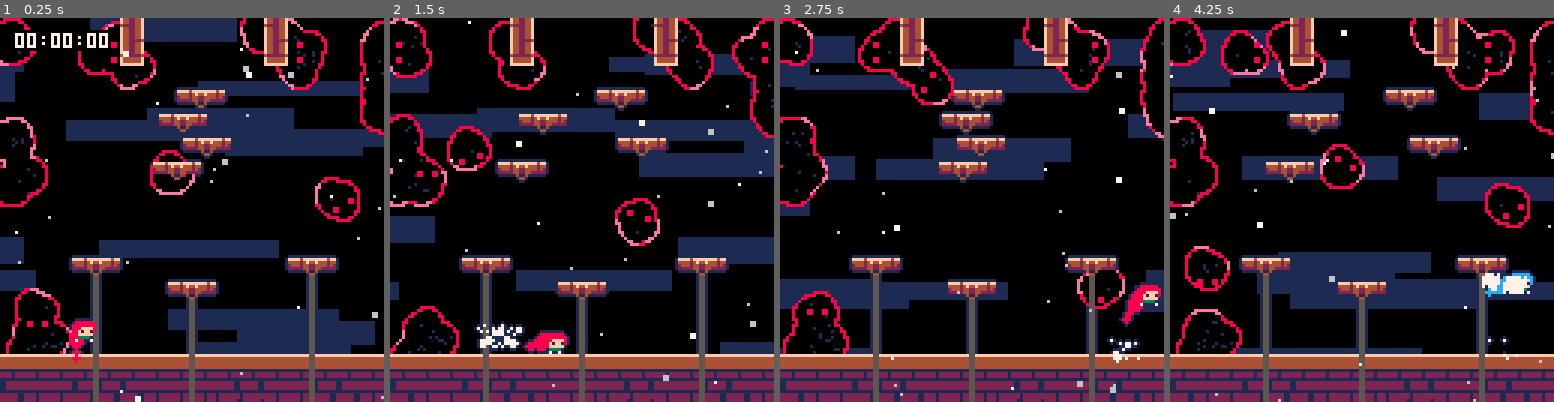
Above: before the commit, frames 1-4 (left to right).
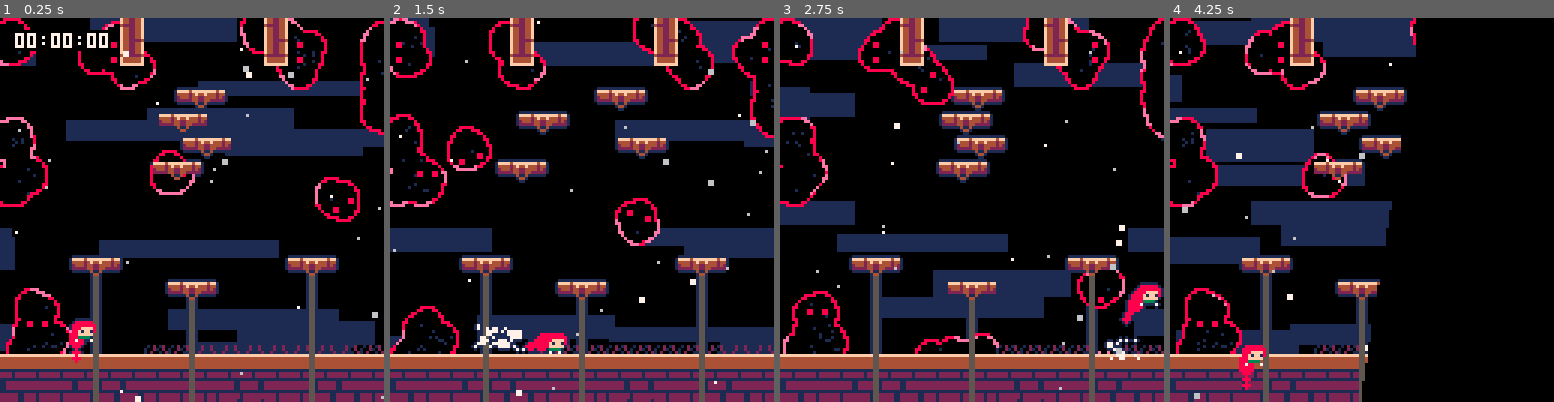
Above: after the commit, the same moments.

Repository: CelesteClassic/newleste.p8
Game: PICO-8 cartridge resort.p8
Two runs of this game, one before a commit and one after it. Both use one fixed random seed, a clock stepped at 60 frames per second and the inputs below.
Inputs:
- Up to frame 1 (0.25 s): no input
- Up to frame 2 (1.5 s): tap X (X key) at 0.33, 1.07 s; tap O (Z key) at 0.7 s
- Up to frame 3 (2.75 s): hold Right 1.6-2.1 s; tap O (Z key) at 1.7, 2.1, 2.5 s; tap X (X key) at 1.85 s; hold Up 2.15-2.42 s; hold Right from 2.47 s (still down)
- Up to frame 4 (4.25 s): tap O (Z key) every 0.4 s from 2.9 to 4.1 s; tap X (X key) at 2.97, 4.08 s; release Right at 3.03 s; hold Left 3.08-3.58 s; hold Down 3.63-3.97 s; hold Right from 4.02 s (still down)

The runs differ from the first frame. In frame 1, 1.9% of the frame differs, in the area x 0-100%, y 9-88%; in frame 2, 17%; in frame 3, 24%; in frame 4, 43%, in the area x 0-100%, y 0-100%.

Commit message:
Basic fuzzy spawners with appearing animation

Diff:
--- a/resort.p8
+++ b/resort.p8
@@ -716,11 +716,42 @@
     if (fget(tile_at(x/8,(y/8)+1),6)) y+=4
     if (fget(tile_at(x/8,(y/8)-1),6)) y-=4
     outline=false
-    hitbox=rectangle(0,0,8,8)
+    t=0
+    if (check(fuzz_spawn,0,0)~=nil) then
+      hitbox=rectangle(1,1,6,6)
+      spawned=true
+    else
+      hitbox=rectangle(0,0,8,8)
+      spawned = false
+    end
     collides=true
-    flip.x,flip.y=maybe(),maybe()
+    --flip.x,flip.y=maybe(),maybe()
     add(fuzzy_drawer.fuzzies,_ENV)
     destroy_object(_ENV)
+  end
+}
+
+fuzz_spawn={
+  init=function(_ENV)
+    --eyes={cos(rnd"128"+x),sin(rnd"128"+y)}
+    outline=false
+    hitbox=rectangle(0,0,4,8)
+    collides=true
+    layer=0
+    --add(fuzzy_drawer.fuzzies,_ENV)
+    --destroy_object(_ENV)
+    player_was_here=false
+    t=-1
+  end,
+  update=function(_ENV)
+    if (player_here()) player_was_here=true
+    if (player_was_here and not player_here() and t==-1) t=10
+    if (t>0) t-=1
+    if (t==0) then
+      init_object(still_fuzz,x,y,63)
+      --init_object(smoke,x-4,y+2,26)
+      destroy_object(_ENV)
+    end
   end
 }
 
@@ -735,9 +766,9 @@
     if (#fuzzy_drawer.fuzzies!=0) then
       eyes={}
       for f in all(fuzzy_drawer.fuzzies) do
+        f.t+=1
         if f.sprite ~= 63 then -- moving fuzzies
           -- flip
-          f.t+=1
           if f.t==27 then
             if (f.axis=="x" or f.axis=="y") f.dir*=-1
             f.t=0
@@ -795,10 +826,10 @@
         --if (b.sprite==63 and eyes[eye]==nil) eyes[eye]={b.x+(b.eyes[1]*(rnd"2"+1)+4),b.y+b.eyes[2]*(rnd"2"+1)+4}
         --eyes[#eyes+1]={b.x+b.eyes[1]*(rnd"2"+1)+4,b.y+b.eyes[2]*(rnd"2"+1)+4}
         --eyes[#eyes+1]={b.x-2*b.eyes[1],b.y-2*b.eyes[2]}
-        for i=1,8 do
+        for i=1,(b.spawned and 2 or 8) do
           local aa,dd = rnd()+time()/4,rnd"2"+1
           --circfill(b.x+cos(aa)*dd+4,b.y+sin(aa)*dd+4,3+rnd"3"-j,8-j*7)
-          circs[#circs+1]={b.x+cos(aa)*dd+4,b.y+sin(aa)*dd+4}
+          circs[#circs+1]={b.x+cos(aa)*dd+4,b.y+sin(aa)*dd+4,b.spawned and min(b.t/2,5) or 5}
           if (rnd"10"<3) dots[#dots+1]={b.x+4+cos(aa)*dd+rnd"4",b.y+2+sin(aa)*dd+rnd"4"}
         end
       end
@@ -806,11 +837,11 @@
 
       -- draw outline
       for c in all(circs) do
-        circfill(c[1],c[2],5,8)
+        circfill(c[1],c[2],c[3],8)
       end
       -- draw fill
       for c in all(circs) do
-        circfill(c[1],c[2],4,3)
+        circfill(c[1],c[2],c[3]-1,3)
       end
       -- draw dots
       for d in all (dots) do
@@ -944,6 +975,7 @@
 63,still_fuzz
 64,fuzz
 65,fuzz
+66,fuzz_spawn
 ]],"\n"),function(t)
  local tile,obj=unpack(split(t))
  tiles[tile]=_ENV[obj]
@@ -1553,9 +1585,9 @@
 50188000500000000000000000000000000000000000000000000000000000000000000000000000000000000000000000000000000000000000000000000000
 00000880088000150000000000000000000000000000000000000000000000000000000000000000000000000000000000000000000000000000000000000000
 00015880088000000000000000000000000000000000000000000000000000000000000000000000000000000000000000000000000000000000000000000000
-00000000000880050000000000000000000000000000000000000000000000000000000000000000000000000000000000000000000000000000000000000000
-f050100ff108800f0000000000000000000000000000000000000000000000000000000000000000000000000000000000000000000000000000000000000000
-ff0000ffff0000ff0000000000000000000000000000000000000000000000000000000000000000000000000000000000000000000000000000000000000000
+00000000000880050102012000000000000000000000000000000000000000000000000000000000000000000000000000000000000000000000000000000000
+f050100ff108800f1002102000000000000000000000000000000000000000000000000000000000000000000000000000000000000000000000000000000000
+ff0000ffff0000ff1020010200000000000000000000000000000000000000000000000000000000000000000000000000000000000000000000000000000000
 
 
 
@@ -1703,7 +1735,7 @@
 0000001d00000000000000001d000000263f000000000000000000001d003f2426000000343536373f3e003f312020200000000000000000000000000000000000000000000000000000000000000000000000000000000000000000000000000000000000000000000000000000000000000000000000000000000000000000
 003d00000000001d0000000000000000263f3f000000000000000000000c3f24260000003f3f3f3f000000003f2420200000000000000000000000000000000000000000000000000000000000000000000000000000000000000000000000000000000000000000000000000000000000000000000000000000000000000000
 003f0000000000000000000000000000263f3f3f010000000000003f3f3f3f242600000000000000000000003f2420200000000000000000000000000000000000000000000000000000000000000000000000000000000000000000000000000000000000000000000000000000000000000000000000000000000000000000
-3f3f3f010000000000000000000000003822231415162123000000212222222026002d00000000000000002f3f2420200000000000000000000000000000000000000000000000000000000000000000000000000000000000000000000000000000000000000000000000000000000000000000000000000000000000000000
+3f3f3f010000424242424242424242423822231415162123000000212222222026002d00000000000000002f3f2420200000000000000000000000000000000000000000000000000000000000000000000000000000000000000000000000000000000000000000000000000000000000000000000000000000000000000000
 2222222222222222222222222222222225252600000024263f3f3f24252525252600000000000000000000003f2420200000000000000000000000000000000000000000000000000000000000000000000000000000000000000000000000000000000000000000000000000000000000000000000000000000000000000000
 20252520202025252538382525202025252526000000243822222220252525252600000000000000000000003f2420200000000000000000000000000000000000000000000000000000000000000000000000000000000000000000000000000000000000000000000000000000000000000000000000000000000000000000
 
